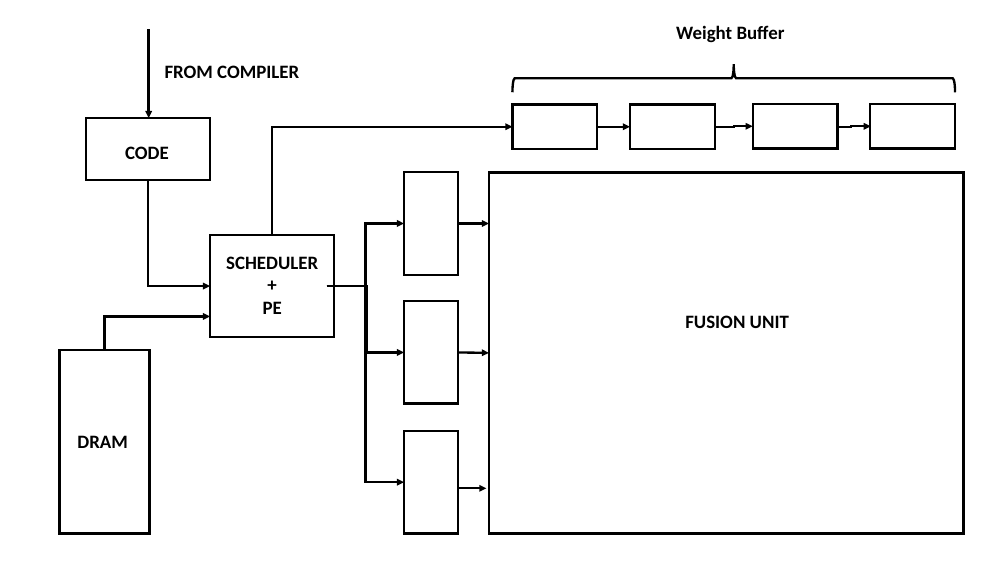
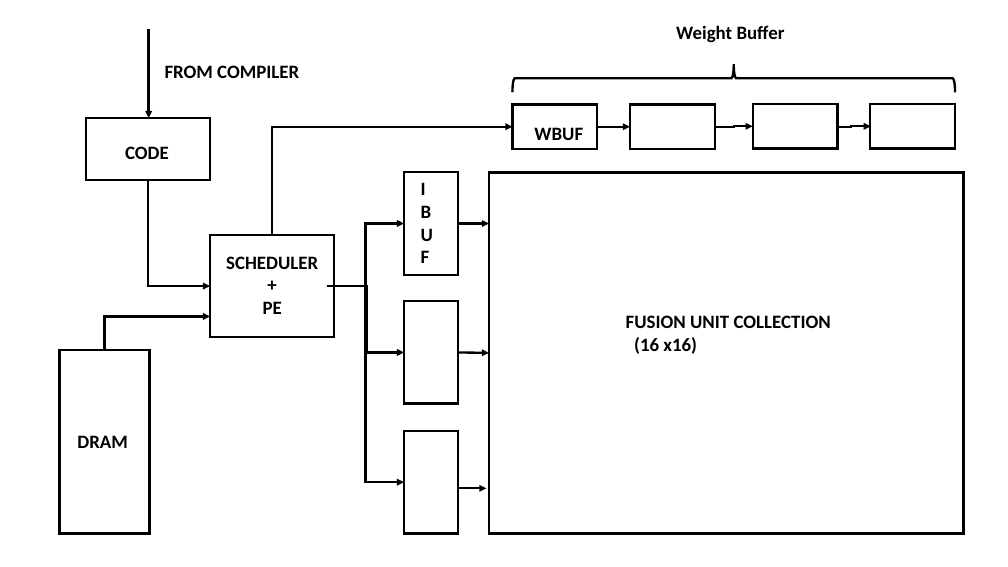
Before and after one commit to guptarohit994/bitfusionQuant6b, a slide deck: slide 4 of Presentation_Status.pptx (slide 2 before the commit). Drawn at 1008x567 pixels with LibreOffice and Linux fonts; fonts in the diff are those of the drawing. Boxes give left, top, right and bottom in pixels: in the first picture for what was removed or moved away, otherwise in the second. Text is boxed around its words. In the diff, an @@ line names an element or a change of style, - is before the commit and + after.

```diff
--- a/Presentation_Status.pptx
+++ b/Presentation_Status.pptx
@@ text added at [534, 127, 583, 140], 18 pt, text #000000, bold @@
+WBUF
@@ text added at [414, 173, 433, 272], 18 pt, text #000000, bold @@
+IBUF
@@ text at [626, 315, 831, 354]: text changed @@
-FUSION UNIT
+FUSION UNIT COLLECTION
+(16 x16)
```
Also in this commit, not shown: 5 other slides changed, 5 slides added.
